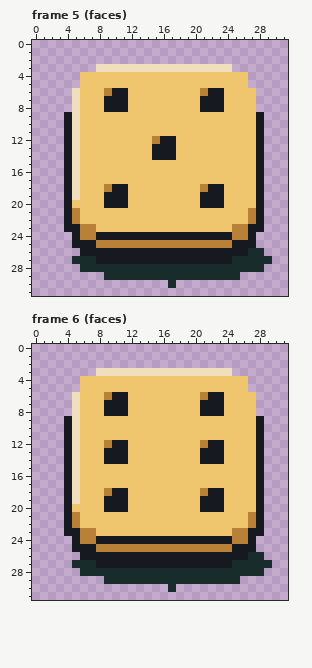
Edited in one commit: pixel-art file (assets/source/aseprite/dice/golden_d6.aseprite). Above is the file before it was changed.
32x32 pixels, 6 frames. Shown: frame 5 (faces), frame 6 (faces). The commit also changed other frames, which this record leaves out.
After:
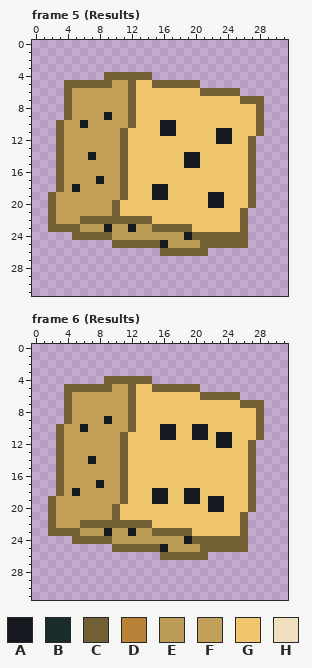
Palette (. is transparent): A #171921  B #172c2b  C #725f34  D #b88137  E #bc9c56  F #c2a058  G #efc66d  H #f0dfbd
From old to new:
Changed rows in their new state; - is an unchanged pixel.
Frame 5 (Results):
first column x 2:
 3 ------.................-----
 4 ----...CCCCCC............---
 5 --CCCCCCFFC--CCCCCC......---
 6 --CFFFFFFFC--------CCCCC..--
 7 --CFFFFFFFC--------GGG--CCC-
 8 --CFFFFFFFC--------GGG----C-
 9 --CFFFFAFFC---------------C-
10 -CFFAFFFFFC---AA----------C-
11 -CFFFFFFFC----AA-----AA---C-
12 -CFFFFFFFC---GGG-----AA--C.-
13 -CFFFFFFFC---GGG---------C.-
14 -CFFFAFFFC---GGG-AA------C.-
15 -CFFFFFFFC-------AA------C.-
16 -CFFFFFFFC---------------C.-
17 -CFFFFAFFC---------------C.-
18 -CFAFFFFFC---AA----GGG---C.-
19 CFFFFFFFFC---AA----G-----C.-
20 CFFFFFFFCG---------G-----C.-
21 CFFFFFFFC---------------C..-
22 CFFFCCCCCCCCC-----------C..-
23 CCCCEEEAEEAEECCCCC-----GC..-
24 ---CCCCCEEEEEEEEE-CCCCCCC.--
25 ---.....CCCCCCAEEEECCCCCC.--
26 ----..........CCCCCC.......-
27 ---.........................
28 ----.......................-
29 -------.................----
30 ---------------.------------
Frame 6 (Results):
first column x 2:
 3 ------.................-----
 4 ----...CCCCCC............---
 5 --CCCCCCFFC--CCCCCC......---
 6 --CFFFFFFFC--------CCCCC..--
 7 --CFFFFFFFC--------GGG--CCC-
 8 --CFFFFFFFC--------GGG----C-
 9 --CFFFFAFFC---------------C-
10 -CFFAFFFFFC---AA--AA------C-
11 -CFFFFFFFC----AA--AA-AA---C-
12 -CFFFFFFFC---------GG-A--C.-
13 -CFFFFFFFC---------GGG---C.-
14 -CFFFAFFFC---------GGG---C.-
15 -CFFFFFFFC---------------C.-
16 -CFFFFFFFC---------------C.-
17 -CFFFFAFFC---------------C.-
18 -CFAFFFFFC---AA--AAGGG---C.-
19 CFFFFFFFFC---AA--AAG-----C.-
20 CFFFFFFFCG---------G-----C.-
21 CFFFFFFFC---------------C..-
22 CFFFCCCCCCCCC-----------C..-
23 CCCCEEEAEEAEECCCCC-----GC..-
24 ---CCCCCEEEEEEEEE-CCCCCCC.--
25 ---.....CCCCCCAEEEECCCCCC.--
26 ----..........CCCCCC.......-
27 ---.........................
28 ----.......................-
29 -------.................----
30 ---------------.------------
Pixel boxes of the changes (left, top, right, bottom) in both pictures:
changed: (48, 64, 272, 288)
changed: (48, 368, 272, 592)
